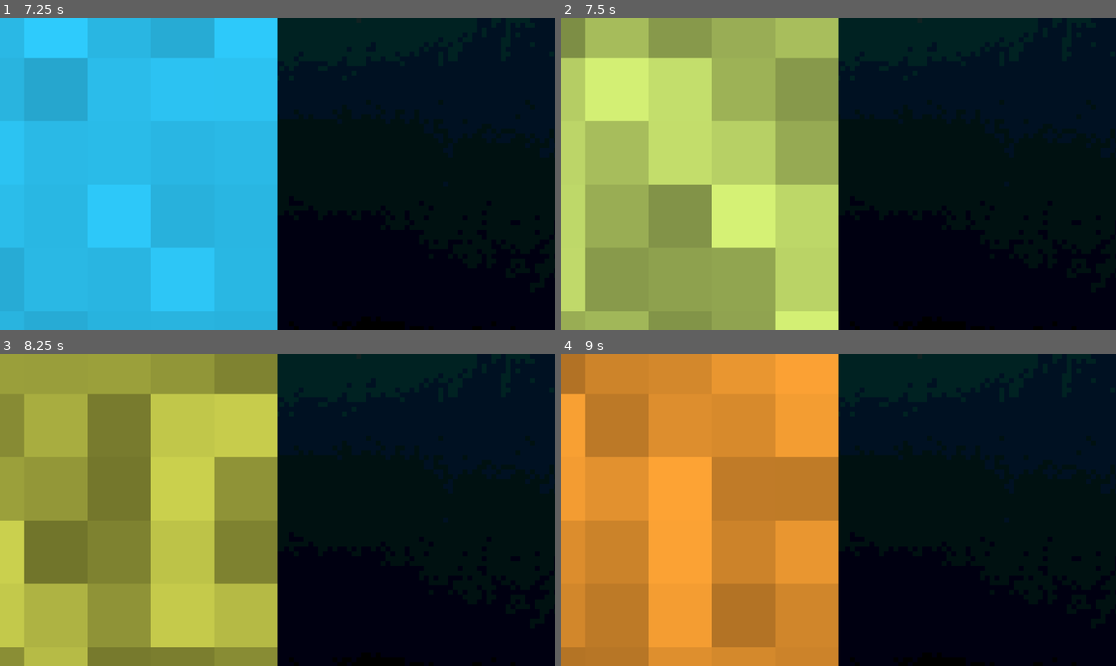
Above: before the commit, frames 1-4 (two rows, left to right).
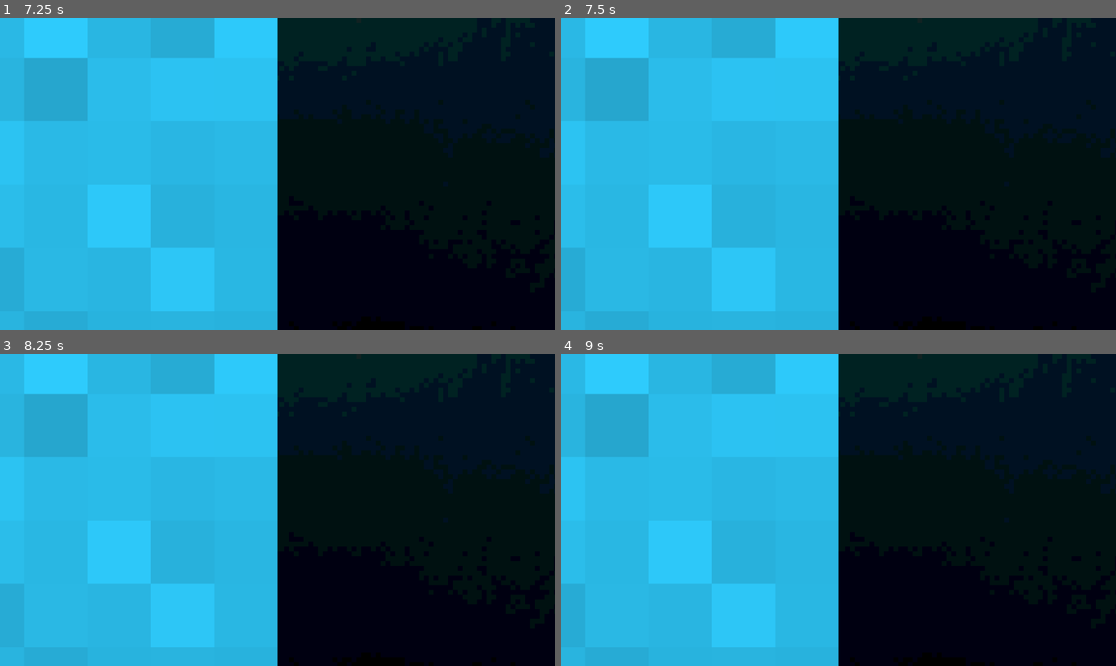
Above: after the commit, the same moments.

Repository: HewsonSchulz/throw-it-back
Game: Godot game, scene res://scenes/prologue.tscn
Same seed, same stepped clock (60 frames per second), same inputs: the game is played once before the commit and once after it.
Inputs (mouse positions are in pixels of both pictures, inside the frame that each line leads up to):
- Up to frame 1 (7.25 s): tap Enter at 0.5, 5 s; move the mouse to (399, 158) at 0.52 s; press the mouse at (399, 158) at 0.53 s; move the mouse to (166, 189) at 1.27 s; release the mouse at (166, 189) at 1.28 s; click (166, 189) at 1.35 s; move the mouse to (333, 105) at 2.02 s; press the mouse at (333, 105) at 2.03 s; move the mouse to (249, 236) at 2.77 s; release the mouse at (249, 236) at 2.78 s; click (249, 236) at 2.85 s; tap Space at 3.5, 6.5 s; move the mouse to (444, 220) at 3.52 s; press the mouse at (444, 220) at 3.53 s; move the mouse to (111, 127) at 4.27 s; release the mouse at (111, 127) at 4.28 s; click (111, 127) at 4.35 s; move the mouse to (305, 174) at 5.02 s; press the mouse at (305, 174) at 5.03 s; move the mouse to (194, 96) at 5.77 s; release the mouse at (194, 96) at 5.78 s; click (194, 96) at 5.85 s; move the mouse to (399, 158) at 6.52 s; press the mouse at (399, 158) at 6.53 s
- Up to frame 2 (7.5 s): tap Enter at 7.25 s; move the mouse to (727, 189) at 7.27 s; release the mouse at (727, 189) at 7.28 s; click (727, 189) at 7.35 s
- Up to frame 3 (8.25 s): tap Space at 8 s; move the mouse to (333, 441) at 8.02 s; press the mouse at (333, 441) at 8.03 s
- Up to frame 4 (9 s): move the mouse to (810, 572) at 8.77 s; release the mouse at (810, 572) at 8.78 s; click (810, 572) at 8.85 s

Frame 1 is identical in both runs. In frame 2, 50% of the frame differs, in the area x 0-51%, y 0-100%; in frame 3, 50%; in frame 4, 50%.

Commit message:
gamestate implementation

Diff:
--- a/scripts/fishing_minigame.gd
+++ b/scripts/fishing_minigame.gd
@@ -4,13 +4,14 @@
 @export var depth: int = 1
 @export var base_color: Color = Color(1, 1, 1)
 @export_range(0.2, 0.6, 0.1) var color_variance: float = 0.2
-
 @onready var grid: GridContainer = $Grid
 var tile_scene: PackedScene = preload("res://scenes/tile.tscn")
 
 const GRID_SIZE_PX = Vector2(400, 400)
+var unique_color: Color
 
-var unique_color: Color
+signal finished
+
 
 func _ready():
 	randomize()
--- a/scripts/root.gd
+++ b/scripts/root.gd
@@ -1,13 +1,28 @@
 # ROOT
 extends Node
+
+enum GameState {
+	IDLE,
+	MINIGAME_RUNNING
+}
+var current_state: GameState = GameState.IDLE
+
 
 func _input(e):
 	if e.is_action_pressed('esc'):
 		# quit game
 		get_tree().quit()
 
-	if e.is_action_pressed('left-click'):
+	if e.is_action_pressed('left-click') and current_state == GameState.IDLE:
 		var game = preload("res://scenes/fishing_minigame.tscn").instantiate()
 		game.depth = 10
 		game.position = Vector2(-400, -250)
+
+		current_state = GameState.MINIGAME_RUNNING
+
+		game.connect("finished", Callable(self, "_on_minigame_finished"))
+
 		get_tree().get_root().add_child(game)
+
+func _on_minigame_finished():
+	current_state = GameState.IDLE
